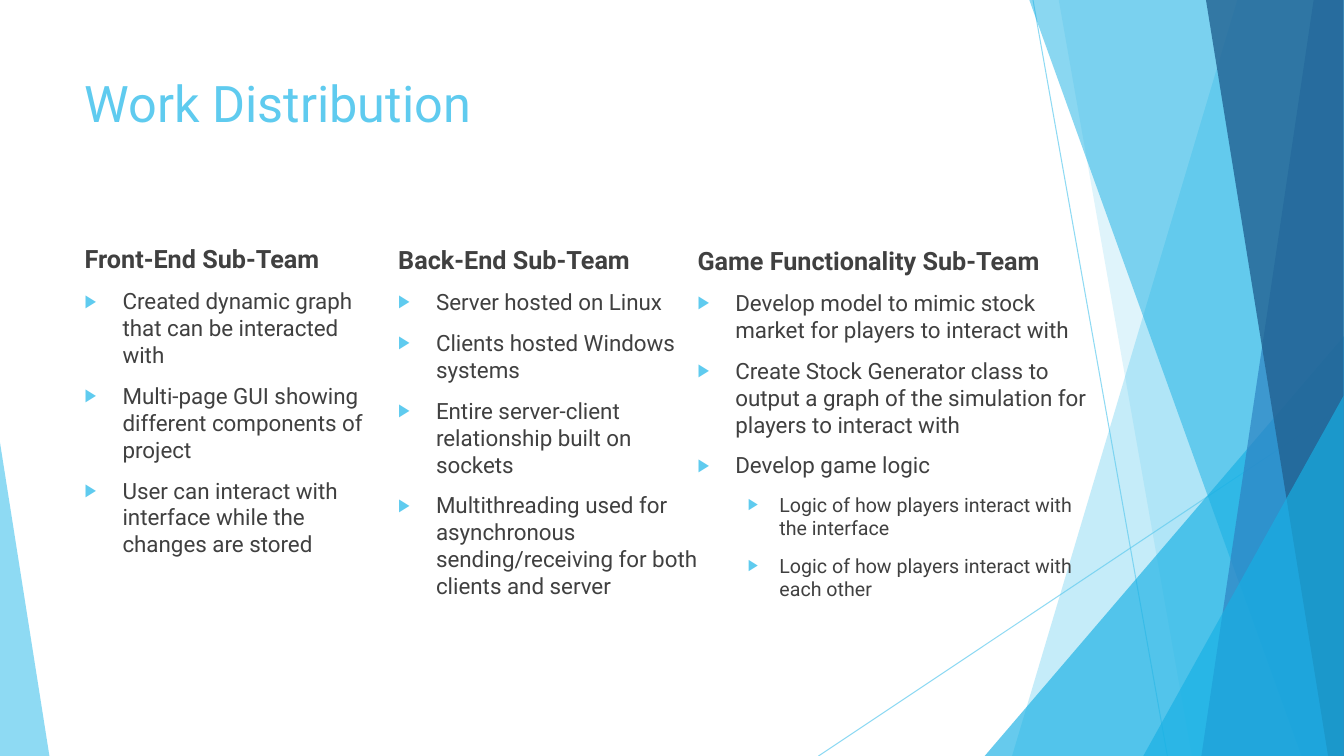
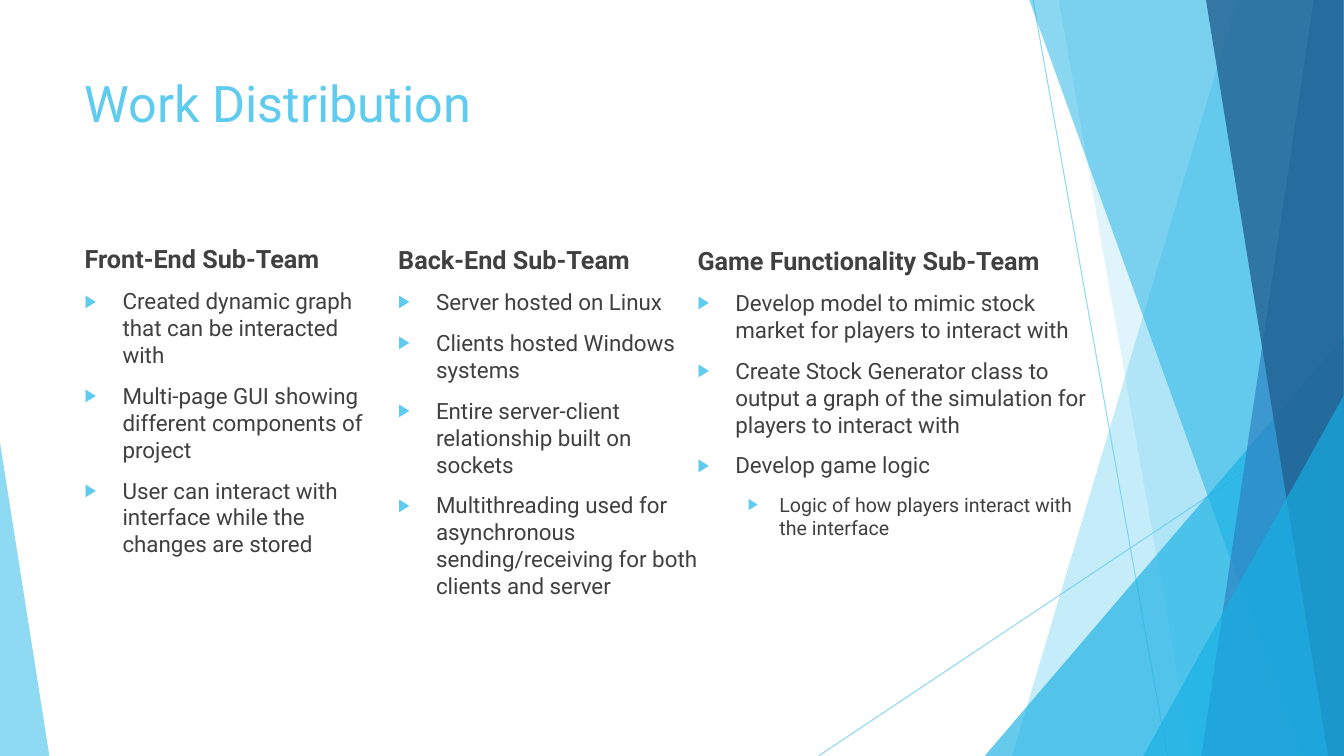
Before and after one commit to fazeelabbasi/CRASH, a slide deck: slide 5 of docs/CMPE 320 Final Group Presentation.pptx. Drawn at 1344x756 pixels with LibreOffice and Linux fonts; fonts in the diff are those of the drawing. Boxes give left, top, right and bottom in pixels: in the first picture for what was removed or moved away, otherwise in the second. Text is boxed around its words. In the diff, an @@ line names an element or a change of style, - is before the commit and + after.

```diff
--- a/docs/CMPE 320 Final Group Presentation.pptx
+++ b/docs/CMPE 320 Final Group Presentation.pptx
@@ text at (779, 557, 1072, 596): paragraph removed @@
-  ▶ Logic of how players interact with each other
```
Also in this commit, not shown: 5 other slides changed, 2 slides added, 3 slides removed, 5 other files.
